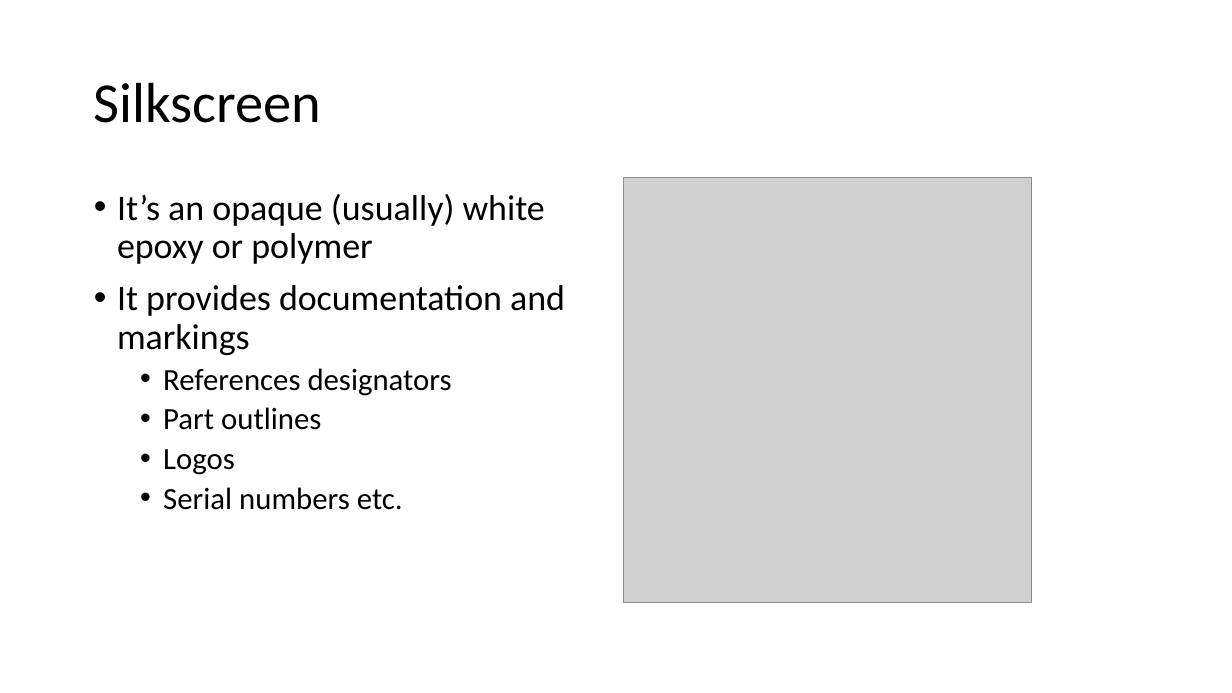
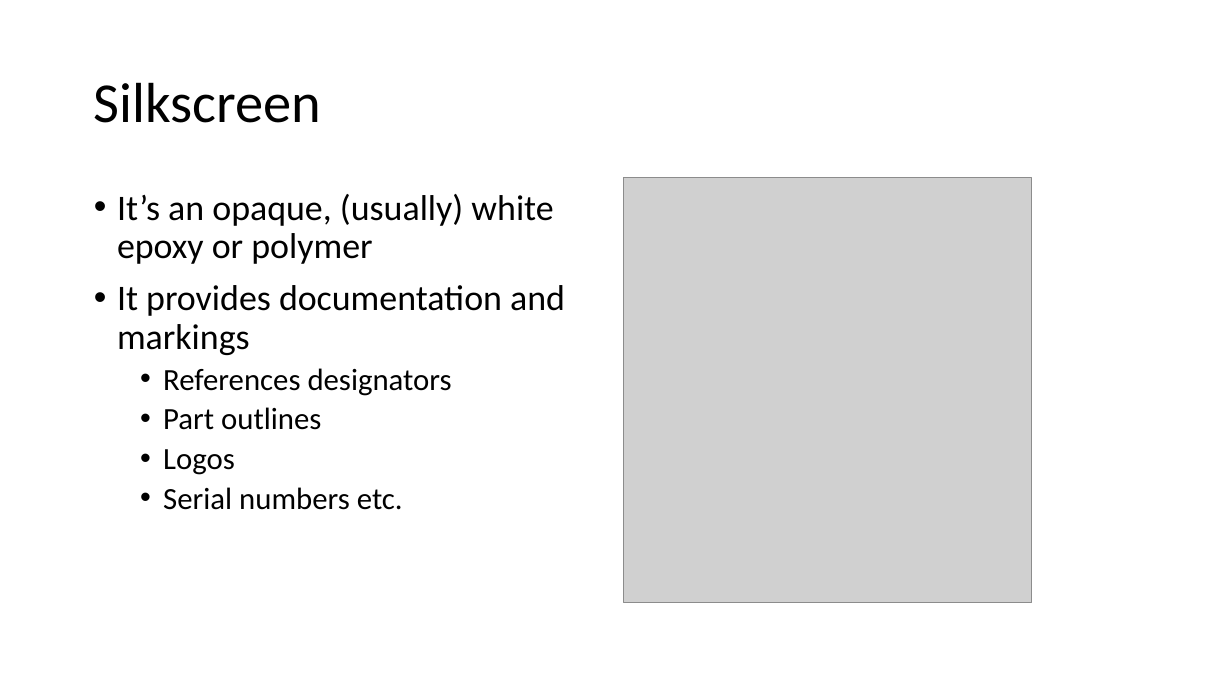
Before and after one commit to NVSL/QuadClass-Resources, a slide deck: slide 7 of labs/Introduction-To-Eagle/Introduction-To-Eagle.pptx. Drawn at 1232x693 pixels with LibreOffice and Linux fonts; fonts in the diff are those of the drawing; grey boxes stand for pictures. Boxes give left, top, right and bottom in pixels: in the first picture for what was removed or moved away, otherwise in the second. Text is boxed around its words. In the diff, an @@ line names an element or a change of style, - is before the commit and + after.

```diff
--- a/labs/Introduction-To-Eagle/Introduction-To-Eagle.pptx
+++ b/labs/Introduction-To-Eagle/Introduction-To-Eagle.pptx
@@ text at bbox=[117, 194, 553, 264]: text changed @@
-• It’s an opaque (usually) white epoxy or polymer
+• It’s an opaque, (usually) white epoxy or polymer
```
Also in this commit, not shown: 11 other slides changed, 1 slide added, 9 other files.
